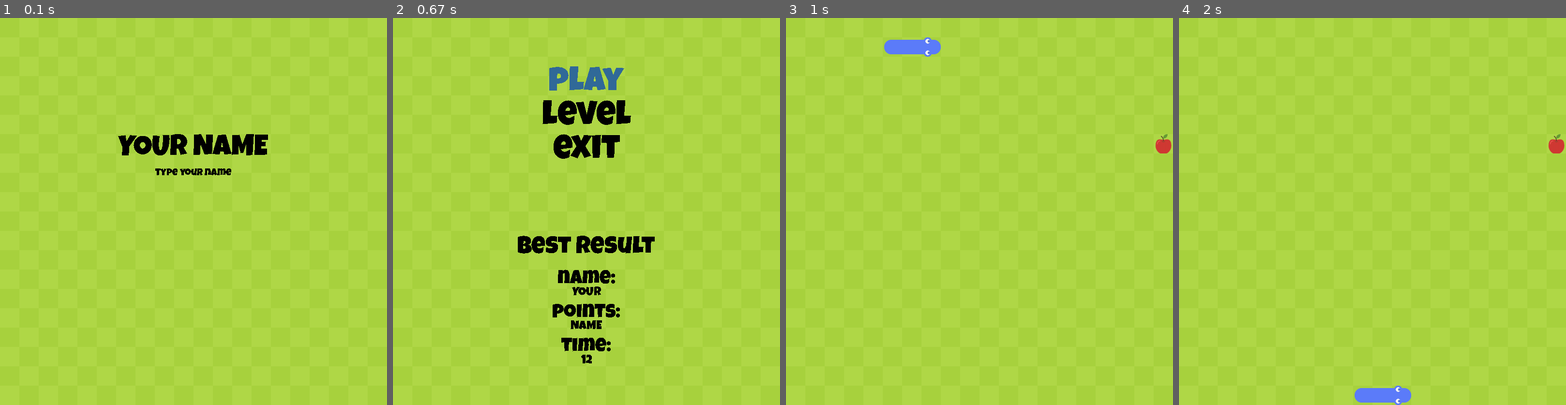
Above: before the commit, frames 1-4 (left to right).
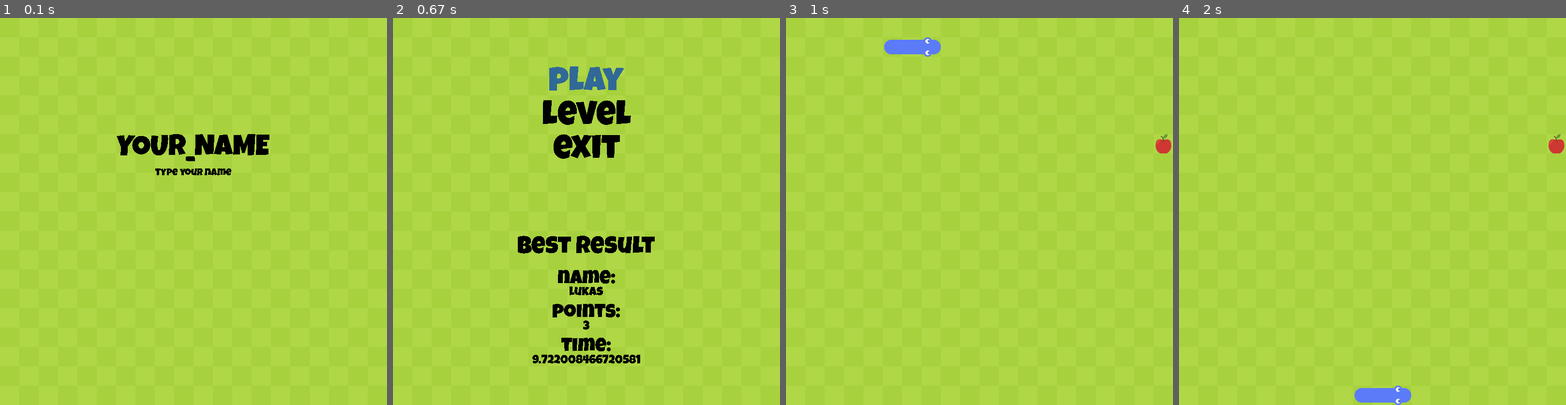
Above: after the commit, the same moments.

Repository: atioi/Snake-Game
Game: pygame game, started from app.py
Same seed, same stepped clock (60 frames per second), same inputs: the game is played once before the commit and once after it.
Inputs:
- Up to frame 1 (0.1 s): no input
- Up to frame 2 (0.67 s): tap Enter at 0.33 s
- Up to frame 3 (1 s): tap Enter at 0.67 s
- Up to frame 4 (2 s): hold Up 1-1.47 s; hold Right 1.5-1.97 s

The runs differ from the first frame. In frame 1, 0.5% of the frame differs, in the area x 30-70%, y 30-37%; in frame 2, 0.6%, in the area x 36-64%, y 69-90%; in frame 3, nothing differs; in frame 4, nothing differs.

Commit message:
Refactoring.

Diff:
--- a/app.py
+++ b/app.py
@@ -21,7 +21,7 @@
         # App state:
         self.__state = 'INTRO'
         self.game = Game(self, self.__cell_size, self.__cell_number)
-        self.name = 'YOUR NAME'
+        self.name = 'YOUR_NAME'
 
         #  Menu and submenus:
         self.__menu = self.menu()
--- a/best.txt
+++ b/best.txt
@@ -1 +1 @@
-YOUR NAME 12 25.12318706512451
+lukas 3 9.722008466720581
Not shown, removed: best
